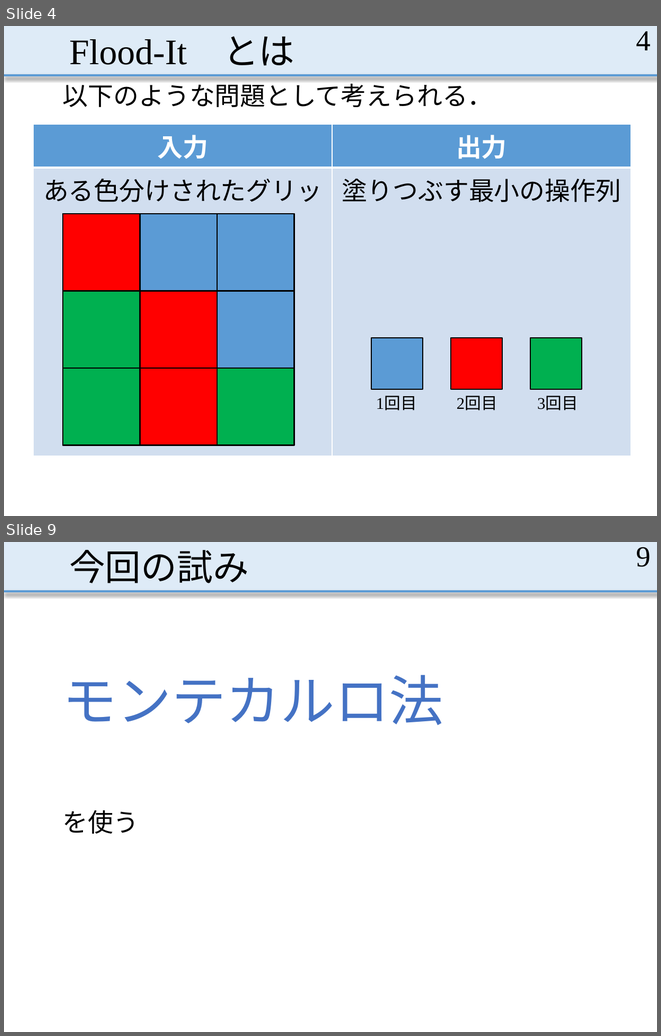
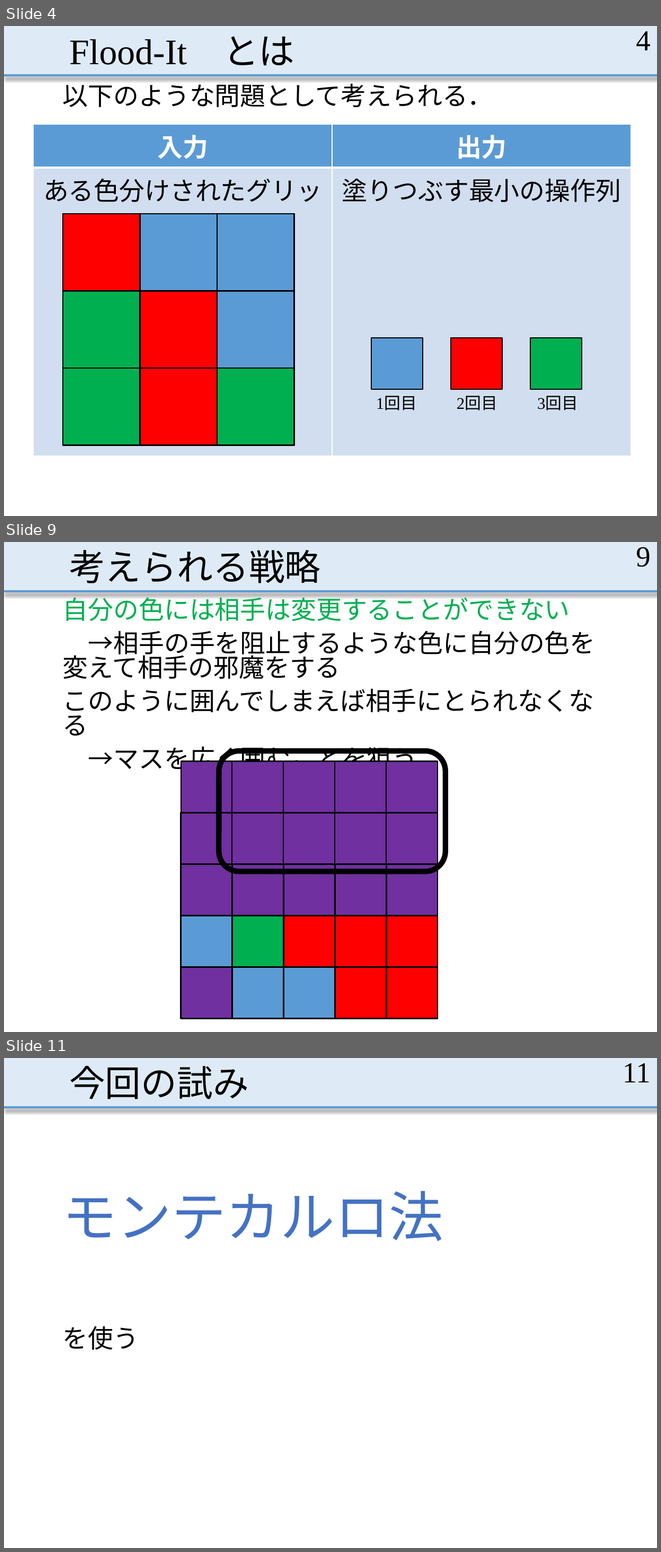
Before and after one commit to MasayaOda/SR, a slide deck: 中間発表.pptx. Shown one above the other, each under a label of ours: slides 4 and 9 before the commit, slides 4, 9 and 11 after it; the slides between them are not shown. The pictures are 661x1036 and 661x1552 pixels, drawn with LibreOffice and Linux fonts; fonts in the diff are those of the drawing. Boxes give left, top, right and bottom in pixels: in the first picture for what was removed or moved away, otherwise in the second. Text is boxed around its words. In the diff, an @@ line names an element or a change of style, - is before the commit and + after.

```diff
--- a/中間発表.pptx
+++ b/中間発表.pptx
@@ slide 9 added at [4,542,657,1032], background #FFFFFF; not listed: 2 template elements that a slide beside it also shows @@
@@ title added at [69,550,320,583], 39.6 pt, text #000000 @@
+考えられる戦略
@@ page number added at [636,547,650,567], 32 pt, text #000000 @@
+9
@@ text added at [63,593,595,774], 28 pt, text #000000 @@
+自分の色には相手は変更することができない
+→相手の手を阻止するような色に自分の色を変えて相手の邪魔をする
+このように囲んでしまえば相手にとられなくなる
+→マスを広く囲むことを狙う
@@ rounded rectangle added at [219,751,445,871], outline #000000 6 pt @@
@@ group added at [232,761,438,865]: 8 rectangles @@
@@ group added at [180,761,438,1018]: 17 rectangles @@
@@ what was slide 9 is now slide 11 @@
@@ page number at [623,1063,651,1082]: text changed @@
-9
+11
```
Also in this commit, not shown: 10 slides changed, 3 other slides added.
